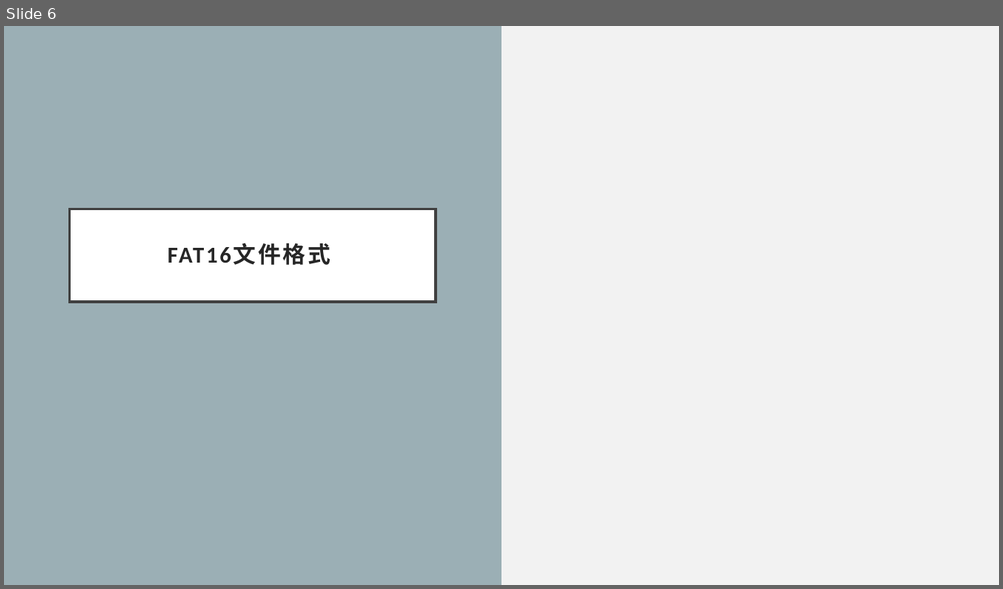
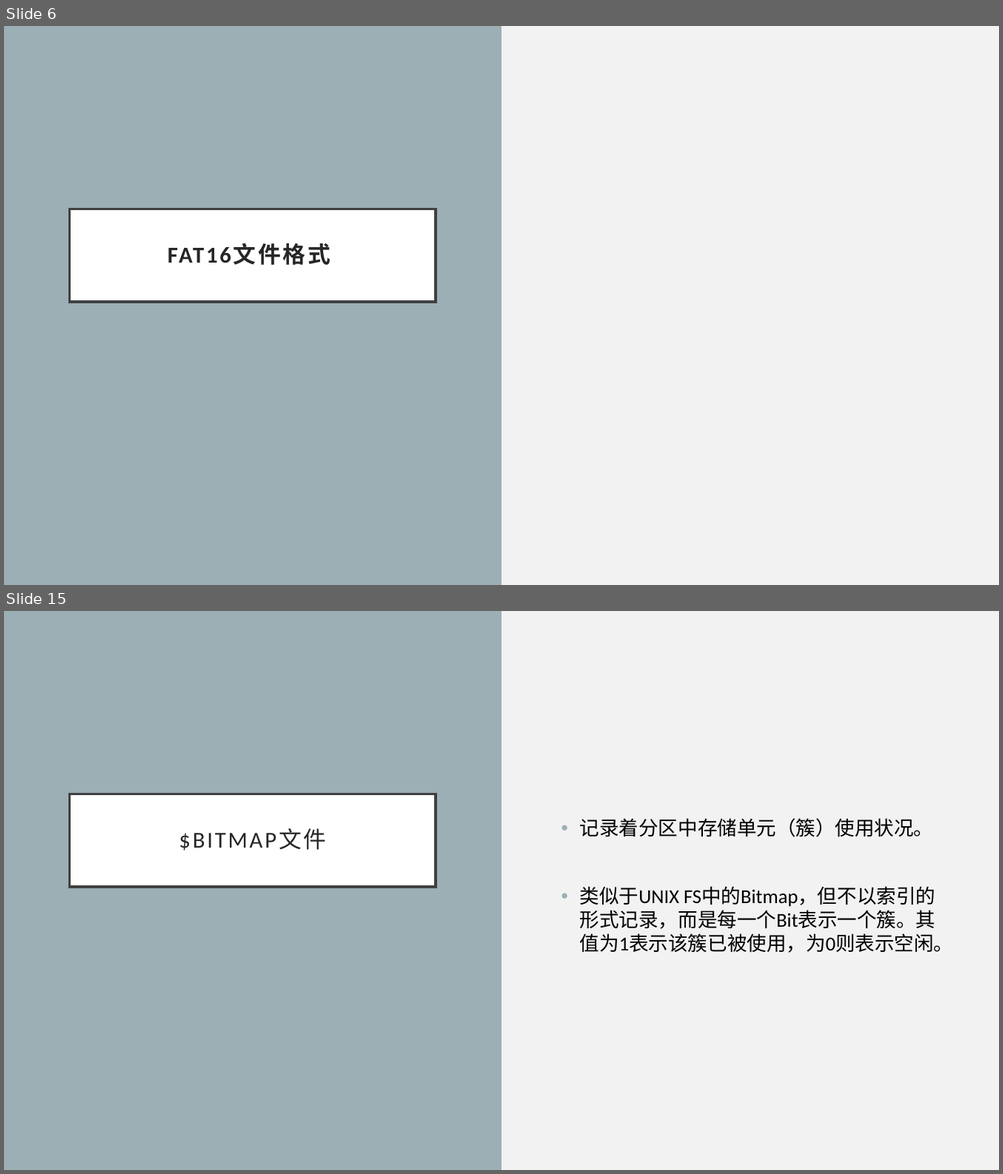
Before and after one commit to llCurious/synchro, a slide deck: Windows Fs.pptx. Shown one above the other, each under a label of ours: slide 6 before the commit, slides 6 and 15 after it; the slides between them are not shown. The pictures are 1003x589 and 1003x1174 pixels, drawn with LibreOffice and Linux fonts; fonts in the diff are those of the drawing. Boxes give left, top, right and bottom in pixels: in the first picture for what was removed or moved away, otherwise in the second. Text is boxed around its words. In the diff, an @@ line names an element or a change of style, - is before the commit and + after.

```diff
--- a/Windows Fs.pptx
+++ b/Windows Fs.pptx
@@ slide 15 added at (4, 611, 999, 1170), background #F2F2F2; not listed: 1 template element that a slide beside it also shows @@
@@ title added at (70, 794, 436, 887), fill #FFFFFF, outline #404040 2.5 pt, 22 pt, text #262626 @@
+$BITMAP文件
@@ text added at (580, 818, 953, 953), 19 pt, text #000000 @@
+• 记录着分区中存储单元（簇）使用状况。
+• 类似于UNIX FS中的Bitmap，但不以索引的形式记录，而是每一个Bit表示一个簇。其值为1表示该簇已被使用，为0则表示空闲。
```
Also in this commit, not shown: 14 other slides added, 3 slides removed.
